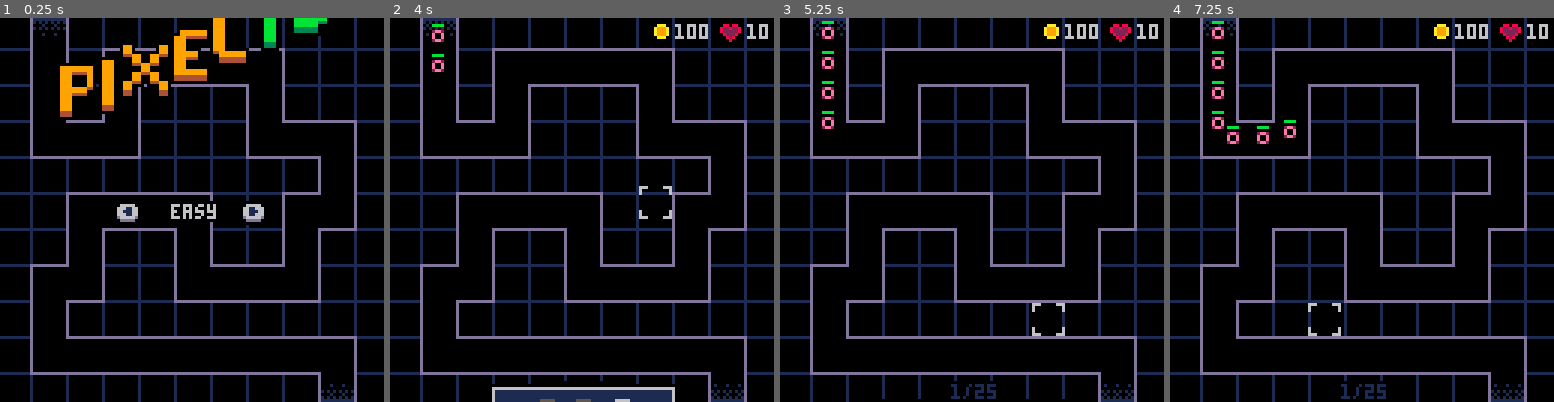
Above: before the commit, frames 1-4 (left to right).
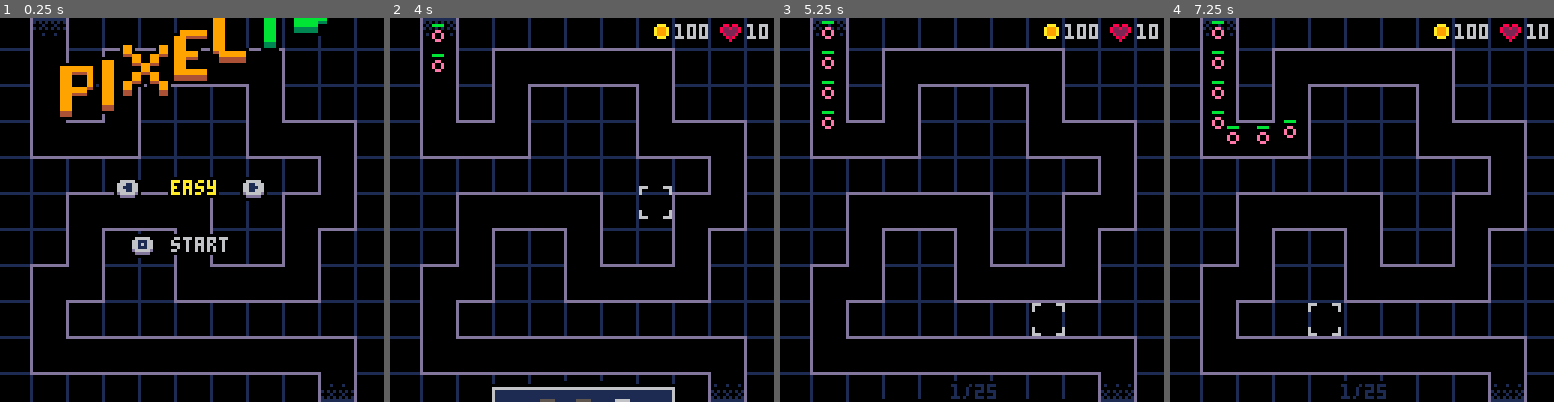
Above: after the commit, the same moments.

Repository: beardedsakimonkey/pixel_td.p8
Game: PICO-8 cartridge pixel_td.p8
Two runs of this game, one before a commit and one after it. Both use one fixed random seed, a clock stepped at 60 frames per second and the inputs below.
Inputs:
- Up to frame 1 (0.25 s): no input
- Up to frame 2 (4 s): tap O (Z key) at 0.33, 0.7, 1.43, 2.22, 3.1, 3.98 s; tap X (X key) at 1.07, 2.07, 2.4, 2.73, 3.07, 3.4, 3.73 s; hold Left 1.97-2.37 s; hold Down 2.42-2.82 s; hold Right 2.87-3.53 s; hold Up from 3.58 s (still down)
- Up to frame 3 (5.25 s): tap X (X key) every 0.33 s from 4.07 to 5.07 s; release Up at 4.08 s; hold Right 4.13-4.53 s; hold Down 4.58-5.08 s; tap O (Z key) at 4.87 s; hold Left from 5.13 s (still down)
- Up to frame 4 (7.25 s): tap X (X key) every 0.33 s from 5.4 to 7.07 s; tap O (Z key) at 5.75, 6.63 s; release Left at 5.8 s; hold Up 5.85-6.18 s; hold Left 6.23-6.63 s; hold Down 6.68-7.08 s; hold Right from 7.13 s (still down)

The runs differ from the first frame. In frame 1, 2.2% of the frame differs, in the area x 29-70%, y 41-63%; in frame 2, less than 0.1%; in frame 3, 0.1%; in frame 4, 0.2%.

Commit message:
add start text to title

Diff:
--- a/enemy.lua
+++ b/enemy.lua
@@ -188,8 +188,8 @@
             del(enemies, enmy)
         end
     end)
+    -- apply interest
     if #enemies == 0 and num_enemies > 0 then
-        -- apply interest
         gold += gold * interest/100
     end
 end
--- a/hint.lua
+++ b/hint.lua
@@ -56,6 +56,7 @@
     pset(x+4, y+3, C.dark_blue)
 end
 
+-- TODO: fade in
 local function draw_hint_z()
     -- Draw arrow
     local flip = sel.x < 20
--- a/pixel_td.p8
+++ b/pixel_td.p8
@@ -81,14 +81,14 @@
 e9999e000e99e0e9999e0eeee999e0e999eeeee9999e0000000e9999e0000000eeeeebbbbeeeeeebbbbeeeebbbe00000bd66666db00000000000000000000000
 e9999e000e99e0e9999e0000e999eee999e000e9999e0000000e9999e00000000000ebbbbe0000ebbbbe00ebbbe00000bbdddddbb00000000000000000000000
 e9999eeeee99e0e9999e0000e444999444e000e9999eeeee000e9999e00000000000ebbbbe0000ebbbbe00ebbbe000000bbbbbbb000000000000000000000000
-e99999999944e0e9999e0000eeee999eeee000e99999999e000e9999e00000000000ebbbbe0000ebbbbe00ebbbe0000000000000000000000000000000000000
-e999999999eee0e9999e0000eeee999eeee000e99999999e000e9999e00000000000ebbbbe0000ebbbbe00ebbbe0000000000000000000000000000000000000
-e999944444e000e9999e0000e999444999e000e99994444e000e9999e00000000000ebbbbe0000ebbbbe00ebbbe0000000000000000000000000000000000000
-e9999eeeeee000e9999e0000e999eee999e000e9999eeeee000e9999e00000000000ebbbbe0000ebbbbe00ebbbe0000000000000000000000000000000000000
-e9999e00000000e9999e0eeee999e0e999eeeee9999e0000000e9999e00000000000ebbbbe0000ebbbbeeeebbbe0000000000000000000000000000000000000
-e9999e00000000e9999e0e999444e0e444999ee9999eeeeeeeee9999eeeeeeee0000ebbbbe0000ebbbbbbbbbbbe0000000000000000000000000000000000000
-e9999e00000000e9999e0e999eeee0eeee999ee99999999999ee44999999999e0000ebbbbe0000ebbbbbbbb333e0000000000000000000000000000000000000
-e9999e00000000e9999e0e999e0000000e999ee99999999999eeee999999999e0000ebbbbe0000ebbbbbbbbeeee0000000000000000000000000000000000000
+e99999999944e0e9999e0000eeee999eeee000e99999999e000e9999e00000000000ebbbbe0000ebbbbe00ebbbe000000bbbbbbb000000000000000000000000
+e999999999eee0e9999e0000eeee999eeee000e99999999e000e9999e00000000000ebbbbe0000ebbbbe00ebbbe00000bb66666bb00000000000000000000000
+e999944444e000e9999e0000e999444999e000e99994444e000e9999e00000000000ebbbbe0000ebbbbe00ebbbe00000b6611166b00000000000000000000000
+e9999eeeeee000e9999e0000e999eee999e000e9999eeeee000e9999e00000000000ebbbbe0000ebbbbe00ebbbe00000b6616166b00000000000000000000000
+e9999e00000000e9999e0eeee999e0e999eeeee9999e0000000e9999e00000000000ebbbbe0000ebbbbeeeebbbe00000b6611166b00000000000000000000000
+e9999e00000000e9999e0e999444e0e444999ee9999eeeeeeeee9999eeeeeeee0000ebbbbe0000ebbbbbbbbbbbe00000bd66666db00000000000000000000000
+e9999e00000000e9999e0e999eeee0eeee999ee99999999999ee44999999999e0000ebbbbe0000ebbbbbbbb333e00000bbdddddbb00000000000000000000000
+e9999e00000000e9999e0e999e0000000e999ee99999999999eeee999999999e0000ebbbbe0000ebbbbbbbbeeee000000bbbbbbb000000000000000000000000
 e4444e00000000e4444e0e444e0000000e444ee44444444444e00e444444444e0000e3333e0000e33333333e0000000000000000000000000000000000000000
 e4444e00000000e4444e0e444e0000000e444ee44444444444e00e444444444e0000e3333e0000e33333333e0000000000000000000000000000000000000000
 eeeeee00000000eeeeee0eeeee0000000eeeeeeeeeeeeeeeeee00eeeeeeeeeee0000eeeeee0000eeeeeeeeee0000000000000000000000000000000000000000
@@ -97,8 +97,8 @@
 00000000000000000000000000000000000000000000000000000000000000000000000000000000000000000000000000000000000000000000000000000000
 00000000000000000000000000000000000000000000000000000000000000000000000000000000000000000000000000000000000000000000000000000000
 00000000000000000000000000000000000000000000000000000000000000000000000000000000000000000000000000000000000000000000000000000000
-060000002ee20000008000001ccc10000aaa00000900000000000000000000000000000000000000000000000000000000000000000000000000000000000000
+060000000ee00000008000001ccc10000aaa00000900000000000000000000000000000000000000000000000000000000000000000000000000000000000000
 67600000e77e000008280000c777c000a777a0000490000094749000000000000000000000000000000000000000000000000000000000000000000000000000
 06000000e77e0000827280001ccc1000a777a0000749000009490000000000000000000000000000000000000000000000000000000000000000000000000000
-000000002ee200000828000000000000a777a0000490000000900000000000000000000000000000000000000000000000000000000000000000000000000000
+000000000ee000000828000000000000a777a0000490000000900000000000000000000000000000000000000000000000000000000000000000000000000000
 000000000000000000800000000000000aaa00000900000000000000000000000000000000000000000000000000000000000000000000000000000000000000
--- a/title.lua
+++ b/title.lua
@@ -83,13 +83,18 @@
 
     -- Draw difficulty
     if z_age == nil then
-        local y = 62
+        local y = 54
         pal(C.green, C.black)
         sspr(96, 32, 9, 8, 38, y-1, 9, 8, true)
         sspr(96, 32, 9, 8, 80, y-1)
-        pal(0)
 
         local str = sel_map == 1 and 'easy' or sel_map == 2 and 'medium' or 'hard'
-        print_outlined(str, center_horz(str), y, C.light_gray, C.black)
+        print_outlined(str, center_horz(str), y, C.yellow, C.black)
+
+        local str2 = 'start'
+        local y2 = 73
+        print_outlined(str2, center_horz(str2)+2, y2, C.light_gray, C.black)
+        sspr(96, 40, 9, 8, 43, y2-1)
+        pal(0)
     end
 end
